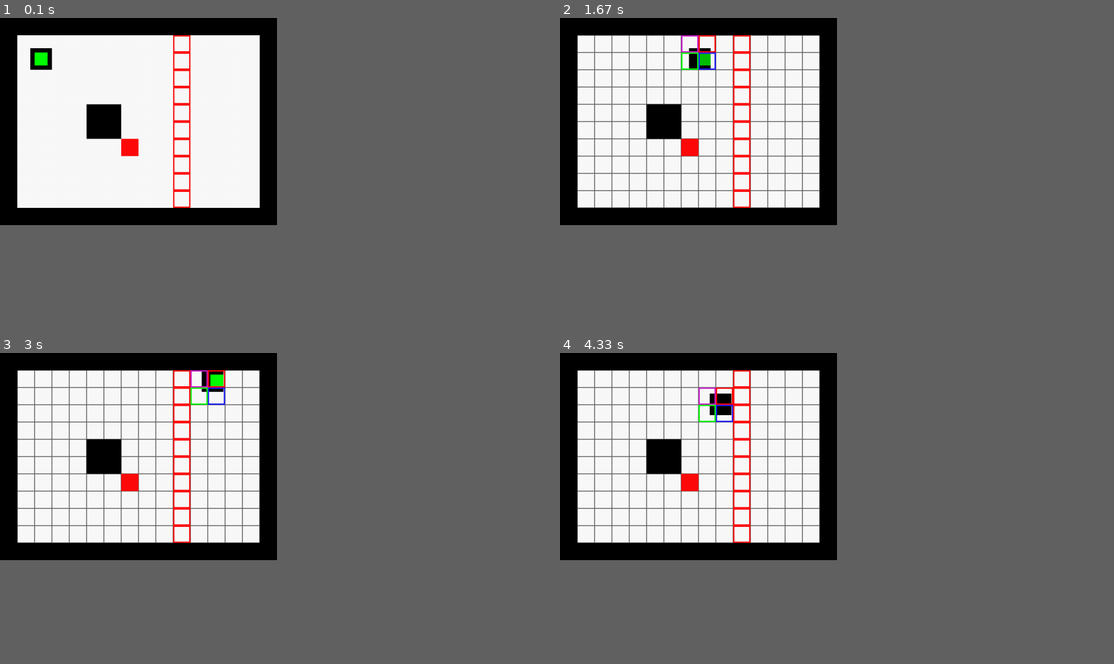
Above: before the commit, frames 1-4 (two rows, left to right).
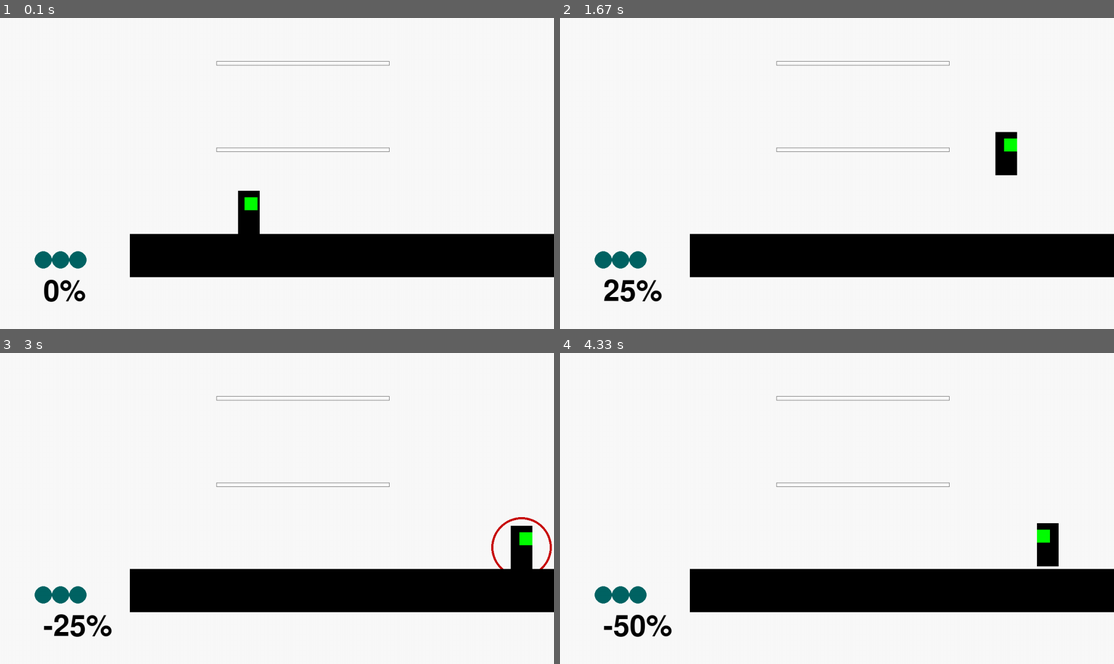
Above: after the commit, the same moments.

Repository: MarcoSzawlowski/MarcoPygame
Game: pygame game, started from main.py
Two runs of this game, one before a commit and one after it. Both use one fixed random seed, a clock stepped at 60 frames per second and the inputs below.
Inputs:
- Up to frame 1 (0.1 s): no input
- Up to frame 2 (1.67 s): hold Space 0.33-0.8 s; hold D 0.33-0.8 s; hold Q 0.83-1.3 s; hold D 0.83-1.3 s; hold F from 1.33 s (still down); hold D from 1.33 s (still down)
- Up to frame 3 (3 s): release F at 1.8 s; release D at 1.8 s; hold D 1.83-2.3 s; tap E at 1.98, 2.48 s; hold W 2.33-2.63 s; tap Space at 2.4, 2.73 s; hold D from 2.67 s (still down)
- Up to frame 4 (4.33 s): tap Space at 3.03, 3.23, 3.53, 3.8, 4.13 s; release D at 3.13 s; hold A 3.17-3.7 s; hold S 3.73-4.03 s; tap E at 3.88 s; hold A from 4.07 s (still down)
In our replay, the window is 450x337 before the commit and 900x506 after it. These sizes can differ from the game's own. Grey fills any space a smaller window leaves; there, only what the larger window draws over its background counts as a difference.

The runs differ from the first frame. In frame 1, 23% of the frame differs, in the area x 0-100%, y 0-92%; in frame 2, 26%; in frame 3, 27%; in frame 4, 26%.

Commit message:
Changed to Platform Fighter
Changed the game from top down grid based game to platform fighting
based game.

Added:
+ Health % system
+ Basic Platform System
+ Basic % display
+ Basic death system
+ Basic off screen display system

Diff:
--- a/Game.py
+++ b/Game.py
@@ -1,3 +1,4 @@
+__author__ = 'Marco'
 import pygame
 import sys
 from gameobjects import *
@@ -9,33 +10,21 @@
     clock = None
     time = 0
     grid = []
+    platforms = []
 
     def __init__(self, window, clock):
         self.win = window
         self.win.fill((250, 250, 250))
         self.clock = clock
         self.debug_map = False
+        self.font = pygame.font.Font(None, 100)
         ## gameObjects[0] IS ALWAYS THE PLAYER
-        self.gameObjects.append(Player(70, 70, 5))
-        self.gameObjects.append(GameObject(0, 0))
+        self.gameObjects.append(Player(550, 400, 50, 100, 40, 3))
 
-        # MAP GRID: make map
-        self.grid = [[0]*12 for i in range(16)]
-
-        self.grid[5][5] = 1
-        self.grid[5][6] = 1
-        self.grid[6][5] = 1
-        self.grid[6][6] = 1
-        self.grid[7][7] = 2
-        for i in range(0,12):
-            self.grid[10][i] = 3
-        for i in range(0,16):
-            self.grid[i][0] = 1
-            self.grid[i][11] = 1
-        for i in range (0,12):
-            self.grid[0][i] = 1
-            self.grid[15][i] = 1
-        print(self.grid)
+        self.platforms.append(Platform(300,500,1500,100,0))
+        self.platforms.append(Platform(500,300,400,10,1))
+        self.platforms.append(Platform(500,100,400,10,1))
+        self.platforms.append(Platform(-200,1000,700,10,1))
 
     def gameloop(self):
         while True:
@@ -51,35 +40,34 @@
                     if event.key == pygame.K_ESCAPE:
                         pygame.quit()
                         sys.exit()
+                    elif event.key == pygame.K_SPACE:
+                        self.gameObjects[0].jump()
                     elif event.key == pygame.K_w:
-                        self.gameObjects[0].yset_vel(-3)
+                        pass
                     elif event.key == pygame.K_s:
-                        self.gameObjects[0].yset_vel(3)
+                        self.gameObjects[0].yset_vel(12)
                     elif event.key == pygame.K_a:
-                        self.gameObjects[0].xset_vel(-3)
+                        self.gameObjects[0].xset_vel(-6)
                     elif event.key == pygame.K_d:
-                        self.gameObjects[0].xset_vel(3)
+                        self.gameObjects[0].xset_vel(6)
                     elif event.key == pygame.K_q:
-                        self.gameObjects[0].hurt(1)
+                        self.gameObjects[0].hurt(25)
                     elif event.key == pygame.K_e:
-                        self.gameObjects[0].heal(1)
-                    elif event.key == pygame.K_LSHIFT:
-                        self.gameObjects[0].shift = 1
+                        self.gameObjects[0].heal(25)
                     elif event.key == pygame.K_f:
                         self.gameObjects[0].debug_collision = not self.gameObjects[0].debug_collision
                         self.debug_map = not self.debug_map
                 elif event.type == pygame.KEYUP:
                     if event.key == pygame.K_w:
-                        self.gameObjects[0].yset_vel(0)
+                        pass
+                    elif event.key == pygame.K_SPACE:
+                        self.gameObjects[0].unjump()
                     elif event.key == pygame.K_s:
-                        self.gameObjects[0].yset_vel(0)
+                        pass
                     elif event.key == pygame.K_a:
                         self.gameObjects[0].xset_vel(0)
                     elif event.key == pygame.K_d:
                         self.gameObjects[0].xset_vel(0)
-                    elif event.key == pygame.K_LSHIFT:
-                        self.gameObjects[0].shift = 0
-
             # GAME: call all important updates and draw methods
             self.update()
             self.draw()
@@ -91,26 +79,31 @@
         for objects in self.gameObjects:
             objects.update()
 
-        self.gameObjects[0].collide_map(self.grid, self.win)
+        for plats in self.platforms:
+            plats.update()
+
+        self.gameObjects[0].collide_map(self.platforms, self.win)
 
     def draw(self):
 
         # DISPLAY: clear the screen
         self.win.fill((250, 250, 250))
 
-        # DISPLAY: Draw Grid first (background)
-        for i in range(0,16):
-            for j in range (0,12):
-                if self.grid[i][j] == 0:
-                    if self.debug_map:
-                        pygame.draw.rect(self.win, (100,100,100), (i*40,j*40,40,40), 1)
-                elif self.grid[i][j] == 1:
-                    pygame.draw.rect(self.win, (0,0,0), (i*40,j*40,40,40), 0)
-                elif self.grid[i][j] == 2:
-                    pygame.draw.rect(self.win, (255,10,10), (i*40,j*40,40,40), 0)
-                elif self.grid[i][j] == 3:
-                    pygame.draw.rect(self.win, (255,10,10), (i*40,j*40,40,40), 3)
-
         # DISPLAY: Draw all the game objects now
         for objects in self.gameObjects:
             objects.draw(self.win)
+
+        # DISPLAY: Draw platforms and stages
+        for plats in self.platforms:
+            plats.draw(self.win)
+
+        # DISPLAY: Health / Lives
+        offset_players = 0
+        for players in self.gameObjects:
+            offset_players += 100
+            offset_lives = 0
+            playerpercent = self.font.render(str(players.health) + "%", 1, (0,0,0))
+            self.win.blit(playerpercent, (offset_players, 720 - 120))
+            for i in range(0,players.lives):
+                pygame.draw.circle(self.win, (0,100,100), (offset_players + offset_lives, 720 - 160), 20, 0)
+                offset_lives += 40
--- a/gameobjects.py
+++ b/gameobjects.py
@@ -1,3 +1,4 @@
+__author__ = 'Marco'
 import pygame
 from random import randrange
 
@@ -7,166 +8,196 @@
         self.position = [x, y]
         self.velocity = [0, 0]
         self.acceleration = [0, 0]
+
+    def update(self):
+        self.position[0] += self.velocity[0]
+        self.position[1] += 3.6
+
+    def draw(self, win):
+        pass
+
+    def xset_vel(self, x):
+        self.velocity[0] = x
+
+    def yset_vel(self, y):
+        self.velocity[1] = y
+
+
+class Player(GameObject):
+
+    def __init__(self, x, y, width, height, maxjump, lives):
+        super().__init__(x, y)
+        self.health = 0
+        self.lives = lives
+        self.debug_collision = 0
+        self.inair = False
+        self.isjump = False
+        self.maxjump = maxjump
+        self.jumpcounter = 0
         self.ishurt = False
-
+        self.canjump = False
+        self.width = width
+        self.height = height
+        self.yset_vel(3.6)
+        self.facingright = 1
+
+# MOVEMENT: SPACE TO JUMP
+    def jump(self):
+        self.isjump = True
+        if self.canjump:
+            self.yset_vel(-12.6)
+
+    def unjump(self):
+        #if self.jumpcounter <= self.maxjump and self.jumpcounter >= self.maxjump - 5:
+          #  pass
+       # else:
+        self.isjump = False
+        self.yset_vel(3.6)
+
+# UPDATE:
     def update(self):
         self.position[0] += self.velocity[0]
         self.position[1] += self.velocity[1]
 
-    def draw(self, win):
-        pass
-
-    def xset_vel(self, x):
-        print("x " + str(int((self.position[0] + 50)/40)))
-        self.velocity[0] = x
-
-    def yset_vel(self, y):
-        print("Y " + str(int((self.position[1] + 50)/40)))
-        self.velocity[1] = y
-
-
-class Player(GameObject):
-    maxhealth = 0
-    health = 0
-
-    def __init__(self, x, y, maxhealth):
-        super().__init__(x, y)
-        self.maxhealth = maxhealth
-        self.health = maxhealth
-        self.shift = 0
-        self.shiftvalue = 2
-        self.debug_collision = 0
-
-# MOVEMENT: SHIFT KEY makes speed boost
-    def update(self):
-        if self.shift:
-            self.position[0] += self.velocity[0] * self.shiftvalue
-            self.position[1] += self.velocity[1] * self.shiftvalue
-        else:
-            self.position[0] += self.velocity[0]
-            self.position[1] += self.velocity[1]
+        # Change direction
+        if (self.velocity[0] > 0):
+            self.facingright = 1
+        elif (self.velocity[0] < 0):
+            self.facingright = 0
+
+        # handle jumping
+        if self.isjump:
+            if self.jumpcounter < 0:
+                self.canjump = False
+                self.unjump()
+            elif self.jumpcounter > 0 and self.jumpcounter < self.maxjump * 0.75:
+                self.velocity[1] +=1
+                self.jumpcounter -= 1
+            else:
+                self.jumpcounter -= 1
+
+        # Death / Respawn
+        if self.position[0] < -300 or self.position[1] < -300 or self.position[0] > 1580 or self.position[1] > 1080:
+            self.die()
+        #print("jumping: " + str(self.isjump) + "  In air: " + str(self.inair))
 
 # DAMAGE: player takes damage, damage animation (handled in draw) and invulnerability for 1 second
     def hurt(self, amount):
-        self.health -= amount;
-        if self.health < 0:
-            self.health = 0
-            self.die()
-        self.ishurt = True;
-        self.hurtcounter = 60;
+        self.health += amount
 
 # HEAL: player heals amount
     def heal(self, amount):
-        self.health += amount;
-        if self.health > self.maxhealth:
-            self.health = self.maxhealth;
+        self.health -= amount
 
 # DEATH: when player loses all health bars / instant death
     def die(self):
-        print("You have died")
+        print("You have died ")
+        self.respawn()
+
 
 # RESPAWN: will handle checkpoints
     def respawn(self):
         print("Respawning")
+        self.position = [550, 400]
 
 # COLLISION WORLD: handles collisions with world map objects
-    def collide_map(self, m, win):
-        x = int(self.position[0]/40)
-        y = int(self.position[1]/40)
-        playerbox = pygame.Rect(self.position[0],self.position[1],50,50)
-
-        # COLLISION: lists of collide objects in a 4 40x40 box radius around the player
-        rectlist = []
-        dangerlist = []
-        dangerwalk = []
-
-        # COLLISION: add collision boxes around player depending on the type of material on map grid
-        if m[x][y] == 1:
-            rectlist.append(pygame.Rect(x*40,y*40,40,40))
-        elif m[x][y] == 2:
-            dangerlist.append(pygame.Rect(x*40,y*40,40,40))
-        elif m[x][y] == 3:
-            dangerwalk.append(pygame.Rect(x*40,y*40,40,40))
-
-        if m[x+1][y] == 1:
-            rectlist.append(pygame.Rect((x+1)*40,y*40,40,40))
-        elif m[x+1][y] == 2:
-            dangerlist.append(pygame.Rect((x+1)*40,y*40,40,40))
-        elif m[x+1][y] == 3:
-            dangerwalk.append(pygame.Rect((x+1)*40,y*40,40,40))
-
-        if m[x][y+1] == 1:
-            rectlist.append(pygame.Rect(x*40,(y+1)*40,40,40))
-        elif m[x][y+1] == 2:
-            dangerlist.append(pygame.Rect(x*40,(y+1)*40,40,40))
-        elif m[x][y+1] == 3:
-            dangerwalk.append(pygame.Rect(x*40,(y+1)*40,40,40))
-
-        if m[x+1][y+1] == 1:
-            rectlist.append(pygame.Rect((x+1)*40,(y+1)*40,40,40))
-        elif m[x+1][y+1] == 2:
-            dangerlist.append(pygame.Rect((x+1)*40,(y+1)*40,40,40))
-        elif m[x+1][y+1] == 3:
-            dangerwalk.append(pygame.Rect((x+1)*40,(y+1)*40,40,40))
-
-
-        if self.shift:
-            mult = self.shiftvalue
+    def collide_map(self, p, win):
+        playerbox = pygame.Rect(self.position[0],self.position[1],self.width,self.height)
+        playerfeet = pygame.Rect(self.position[0],self.position[1],self.width,self.height)
+        self.inair = True
+        #print(self.jumpcounter)
+        for plats in p:
+            if plats.type == 0:
+                if self.velocity[1] > 0 and playerbox.colliderect(plats.box):
+                    self.inair = False
+                    self.canjump = True
+                    self.jumpcounter = self.maxjump
+                    self.position[1] = plats.position[1] - self.height
+            elif plats.type == 1:
+                if self.velocity[1] > 0 and playerbox.colliderect(plats.box):
+                    self.inair = False
+                    self.canjump = True
+                    self.jumpcounter = self.maxjump
+                    self.position[1] = plats.position[1] - self.height
+
+    def draw(self, win):
+        # Figure out where we draw the person (either they are on screen or off)
+        offscreen = 0
+
+        if self.position[0] < 0 - self.width:
+            offscreen = 1
+            drawx = self.height / 2
+        elif self.position[0] > 1280 + self.width:
+            offscreen = 1
+            drawx = 1280 - self.width - self.height / 2
         else:
-            mult = 1
-
-        if playerbox.collidelist(rectlist) > -1:
-            self.position[0] -= self.velocity[0] * mult
-            self.position[1] -= self.velocity[1] * mult
-        elif playerbox.collidelist(dangerlist) > -1:
-            self.position[0] -= self.velocity[0] * mult
-            self.position[1] -= self.velocity[1] * mult
-            if not self.ishurt:
-                self.hurt(1)
-        elif playerbox.collidelist(dangerwalk) > -1:
-            if not self.ishurt:
-                self.hurt(1)
-
-    def draw(self, win):
-        x = self.position[0] + 10
-        y = self.position[1] + 10
+            drawx = self.position[0]
+            offscreen = 0 or offscreen
+
+        if self.position[1] < 0 - self.height:
+            offscreen = 1
+            drawy = 20
+        elif self.position[1] > 720 + self.height:
+            offscreen = 1
+            drawy = 720 - self.height - 20
+        else:
+            drawy = self.position[1]
+            offscreen = 0 or offscreen
+
+
+
+        # DRAW: face + face movement (probably will change for final game to sprites)
+        x = drawx + 10
+        y = drawy+ 10
+        if (self.facingright):
+            x += 5
+        else:
+            x-= 5
+
         if (self.velocity[0] > 0):
-           x += 10
+           x += 5
         elif (self.velocity[0] < 0):
-            x -= 10
+            x -= 5
         if (self.velocity[1] > 0):
-            y += 10
+            y += 5
         elif (self.velocity[1] < 0):
-            y -= 10
+            y -= 5
 
        # DRAW: body
-        pygame.draw.rect(win, (0,0,0,50), (self.position[0],self.position[1],50,50), 0)
+        pygame.draw.rect(win, (0,0,0,50), (drawx,drawy,self.width,self.height), 0)
 
         # DRAW: head
-        if self.health == self.maxhealth:
-            pygame.draw.rect(win, (0,255,0), (x,y,30,30), 0)
-        elif self.health == 1:
-            pygame.draw.rect(win, (255,0,0), (x,y,30,30), 0)
-        elif self.health == 0:
-            pygame.draw.rect(win, (100,100,100), (x,y,30,30), 0)
-        else:
-            pygame.draw.rect(win, (255 - (255/(self.maxhealth-self.health)),255 - (255/(self.health)),0), (x,y,30,30), 0)
+        pygame.draw.rect(win, (0,255,0), (x,y,30,30), 0)
 
         # DRAW: hurt animation
         if (self.ishurt):
             if(self.hurtcounter == 0):
                 self.ishurt = False
             elif (self.hurtcounter % 6 == 1):
-                pygame.draw.rect(win, (0,0,0), (self.position[0],self.position[1],50,50), 0)
+                pygame.draw.rect(win, (0,0,0), (drawx,drawy,self.width,self.height), 0)
                 self.hurtcounter -= 1
             else:
                 self.hurtcounter -= 1
 
-        ## DEBUG: see collision boxes
-        if self.debug_collision:
-            x = int(self.position[0]/40)
-            y = int(self.position[1]/40)
-            pygame.draw.rect(win, (255,0,0), ((x+1)*40,y*40,40,40), 3)
-            pygame.draw.rect(win, (0,255,0), (x*40,(y+1)*40,40,40), 3)
-            pygame.draw.rect(win, (30,30,255), ((x+1)*40,(y+1)*40,40,40), 3)
-            pygame.draw.rect(win, (200,30,200), (x*40,y*40,40,40), 3)
+        # DRAW: offscreen bubble
+        if offscreen:
+            #print('got here')
+            pygame.draw.circle(win, (200,0,0), (int(drawx + self.width/2), int(drawy + self.height/2)), int(self.height/2) + 20, 5)
+
+class Platform(GameObject):
+
+    def __init__(self, x, y, width, length, type):
+        super().__init__(x, y)
+        self.width = width
+        self.length = length
+        self.type = type
+        self.box = pygame.Rect(self.position[0],self.position[1],self.width,self.length)
+
+    def update(self):
+        pass
+
+    def draw(self, win):
+        if self.type == 0:
+            pygame.draw.rect(win, (0, 0, 0), self.box, 0)
+        if self.type == 1:
+            pygame.draw.rect(win, (100, 100, 100), self.box, 1)
--- a/main.py
+++ b/main.py
@@ -6,18 +6,19 @@
 
 
 def main():
-    print('simulation starting')
+    print('Marco Bros Starting')
 
     pygame.init()
-    win = pygame.display.set_mode((640,480))
-    pygame.display.set_caption('Simulation')
+    pygame.font.init()
+    win = pygame.display.set_mode((1280, 720))
+    pygame.display.set_caption('Marco Bros')
 
     clock = pygame.time.Clock()
 
     game = Game(win, clock)
     game.gameloop()
 
-    print('exited simulation')
+    print('exited game')
 
 
 if __name__ == "__main__":
--- a/setup.py
+++ /dev/null
@@ -1,8 +0,0 @@
-import sys
-from cx_Freeze import setup, Executable
-
-setup(
-    name = "Marco's Test GAme",
-    version = "0.1",
-    description = "Game",
-    executables = [Executable("main.py", base = "Win32GUI")])
